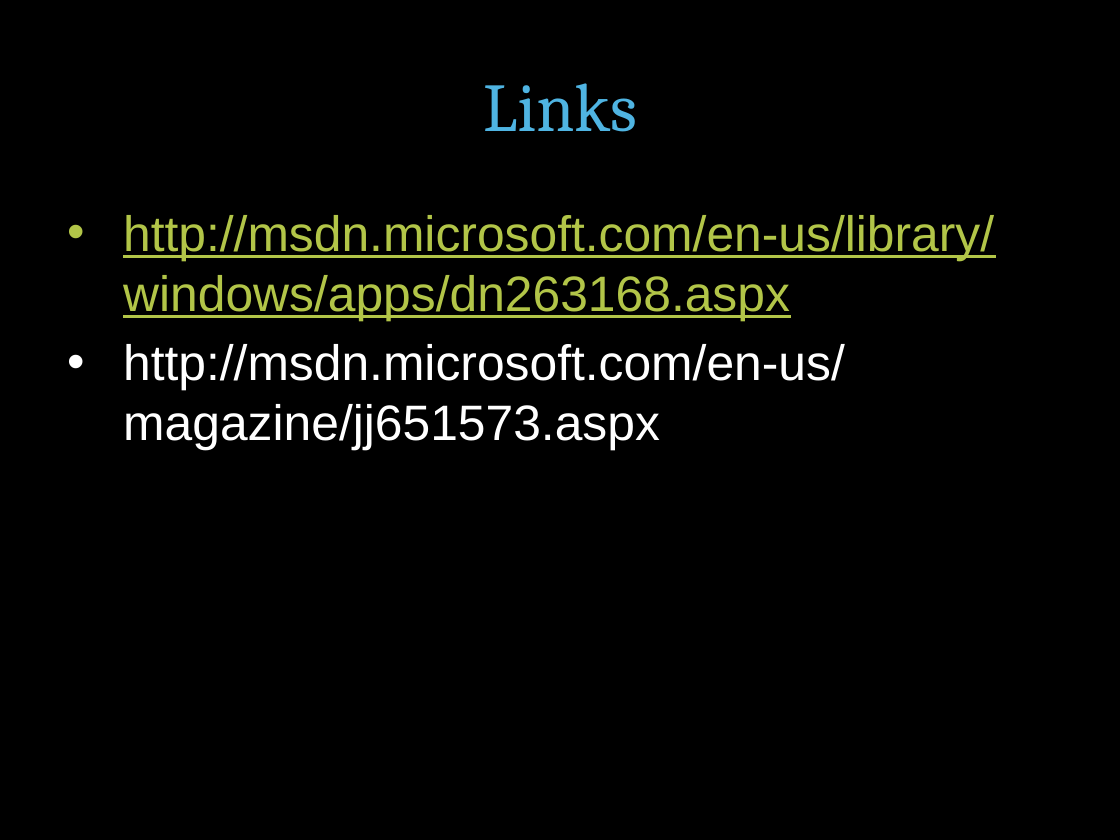
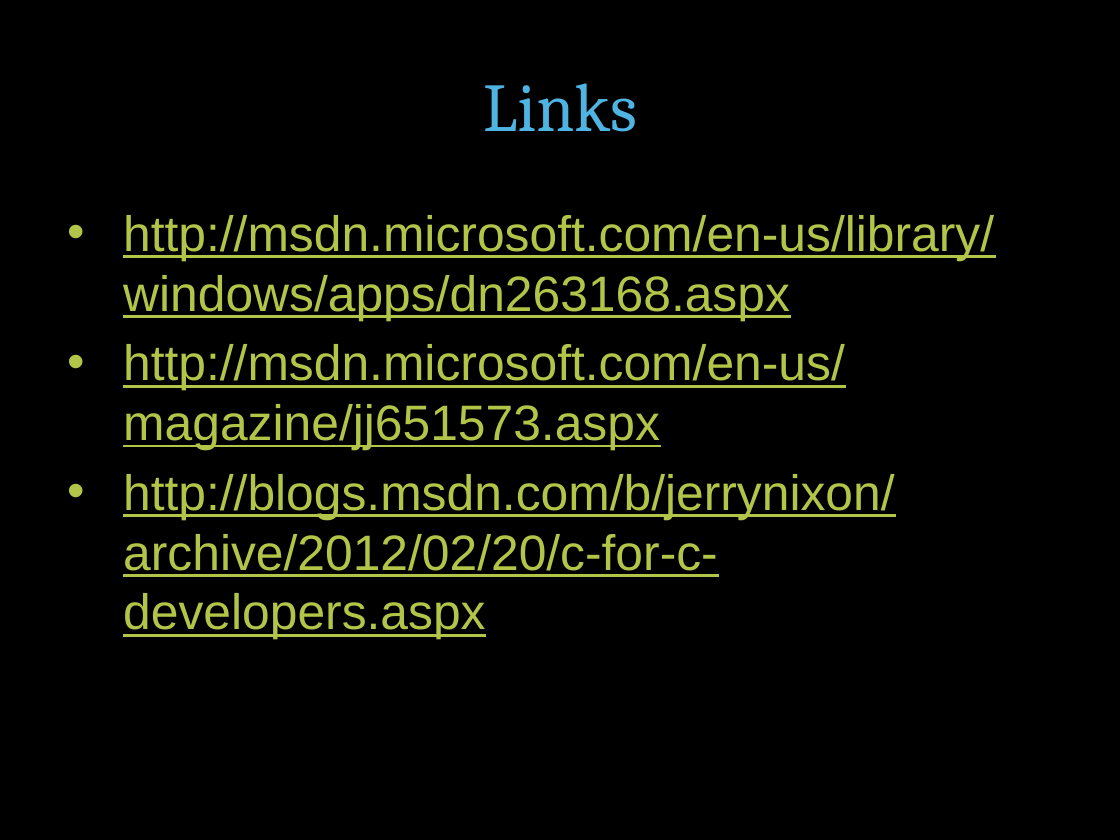
Before and after one commit to jayway/CPlusPlusXamlLab, a slide deck: slide 4 of Documentation/C++ XAML lab jayway.pptx. Drawn at 1120x840 pixels with LibreOffice and Linux fonts; fonts in the diff are those of the drawing; background and template pictures are left out. Boxes give left, top, right and bottom in pixels: in the first picture for what was removed or moved away, otherwise in the second. Text is boxed around its words. In the diff, an @@ line names an element or a change of style, - is before the commit and + after.

```diff
--- a/Documentation/C++ XAML lab jayway.pptx
+++ b/Documentation/C++ XAML lab jayway.pptx
@@ text at box(123, 344, 845, 451): text colour #FFFFFF to #B2C548, underline on in "http://msdn.microsoft.com/en-us/magazine/jj651573.aspx" @@
@@ text at box(123, 474, 894, 640): paragraph added @@
+• http://blogs.msdn.com/b/jerrynixon/archive/2012/02/20/c-for-c-developers.aspx
```
Also in this commit, not shown: 2 other files.
